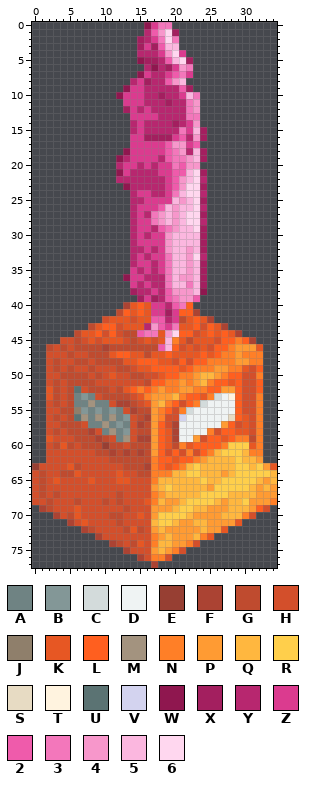
Two versions of one sprite sheet, objects/classical/fidwell.scenery_small.trws/images/2.png. Above is the file before it was changed.
The file is 35x78 pixels.
Palette (. is transparent): A #6f8383  B #839797  C #d3dbdb  D #eff3f3  E #973f33  F #ab4333  G #bf4b2f  H #d34f2b  J #8f7f6b  K #e75723  L #ff5f1f  M #a3937f  N #ff7f27  P #ff9b33  Q #ffb73f  R #ffcf4b  S #e7dbc3  T #fff3df  U #5b7373  V #d3d3ef  W #8f174f  X #a31f5f  Y #b7276f  Z #db3b8f  2 #ef5bab  3 #f377bb  4 #f797cb  5 #fbb7df  6 #ffd7ef
The same view after the edit:
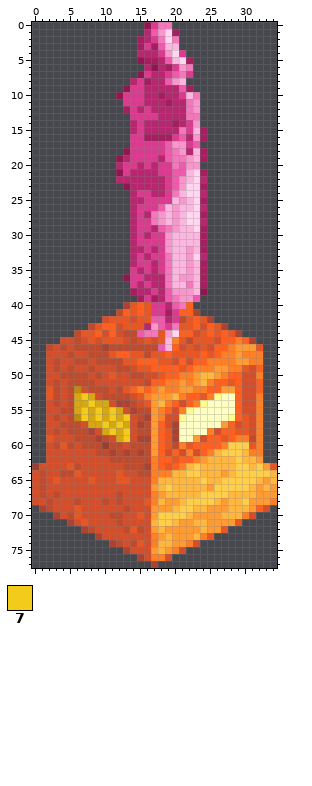
Colours new in this view: 7 #f3cb1b
Change:
Colour A changes from #6f8383 to #d7a713.
Colour C changes from #d3dbdb to #fffb8f.
Colour D changes from #eff3f3 to #ffffc3.
Colour U changes from #5b7373 to #bf8b0f.
Colour B gives way to colour 7 in row 53 at x 7; in row 55 at x 7, 9 and 11; in row 56 at x 13; in row 57 at x 12; in row 58 at x 13.
Colour M gives way to colour 7 in row 54 at x 8; in row 56 at x 7, 9 and 11; in row 57 at x 10; in row 58 at x 11; in row 59 at x 13.
Colour J gives way to colour A in row 55 at x 6.
Colour S gives way to colour C in row 56 at x 28.
Colour V gives way to colour C in row 56 at x 21.
Colour T gives way to colour D in row 53 at x 28.
Pixel boxes of the changes (left, top, right, bottom) in both pictures:
changed: (74, 386, 130, 442)
changed: (179, 393, 235, 442)
